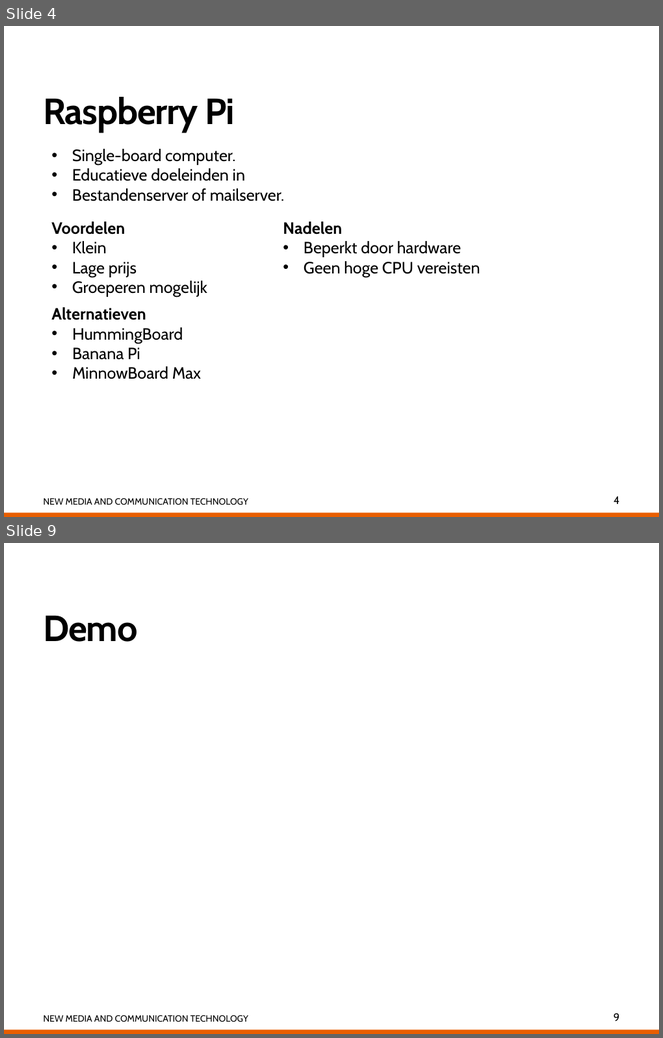
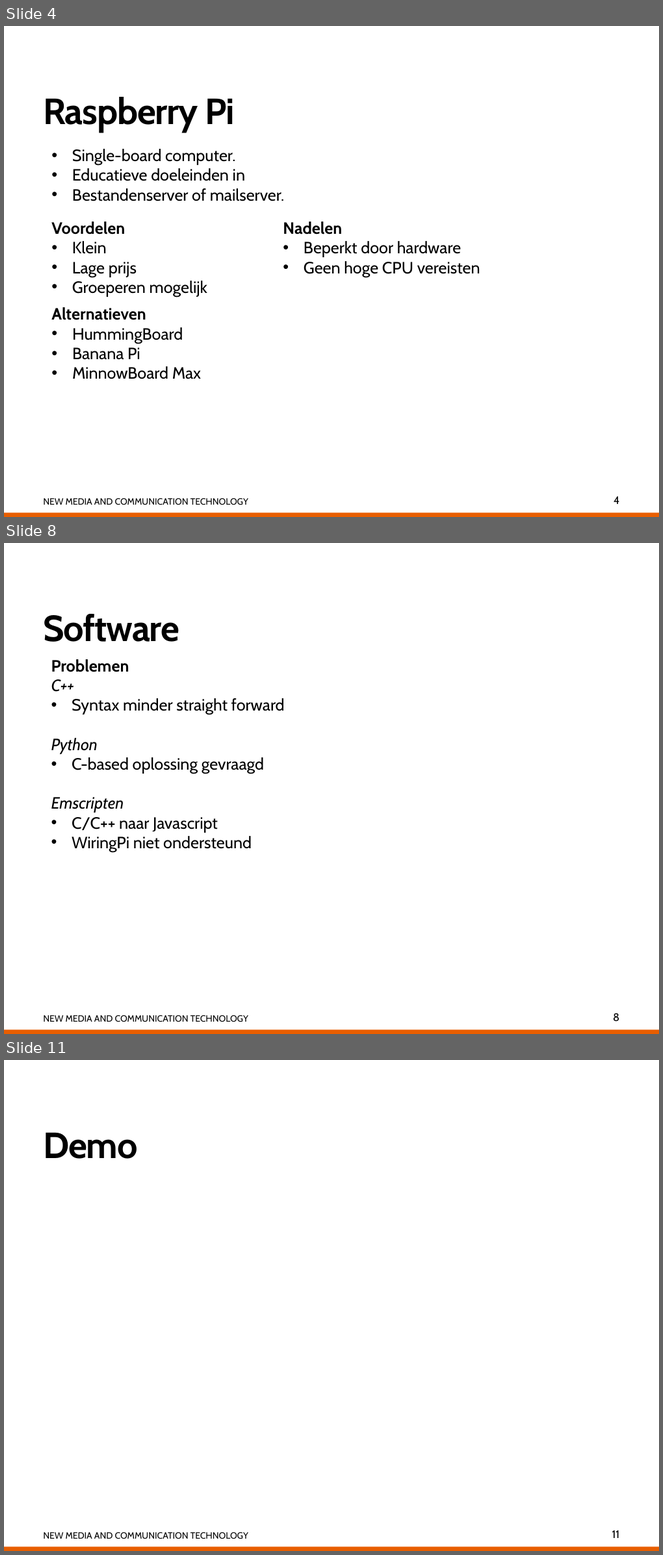
Before and after one commit to alisio92/RGBLed, a slide deck: RGBLed/RGB Led met Raspberry Pi.pptx. Shown one above the other, each under a label of ours: slides 4 and 9 before the commit, slides 4, 8 and 11 after it; the slides between them are not shown. The pictures are 663x1038 and 663x1555 pixels, drawn with LibreOffice and Linux fonts; fonts in the diff are those of the drawing. Boxes give left, top, right and bottom in pixels: in the first picture for what was removed or moved away, otherwise in the second. Text is boxed around its words. In the diff, an @@ line names an element or a change of style, - is before the commit and + after.

```diff
--- a/RGBLed/RGB Led met Raspberry Pi.pptx
+++ b/RGBLed/RGB Led met Raspberry Pi.pptx
@@ slide 8 added at (4, 543, 659, 1034), background #FFFFFF; not listed: 2 template elements that a slide beside it also shows @@
@@ title added at (43, 614, 180, 642), 40 pt, text #000000, bold @@
+Software
@@ text added at (51, 659, 285, 852), 18 pt, text #000000 @@
+Problemen
+C++
+• Syntax minder straight forward
+Python
+• C-based oplossing gevraagd
+Emscripten
+• C/C++ naar Javascript
+• WiringPi niet ondersteund
@@ page number added at (613, 1014, 620, 1021), 12 pt, text #000000 @@
+8
@@ what was slide 9 is now slide 11 @@
@@ page number at (612, 1531, 620, 1538): text changed @@
-9
+11
```
Also in this commit, not shown: 2 slides changed, 5 other slides added, 3 slides removed, 9 other files.
